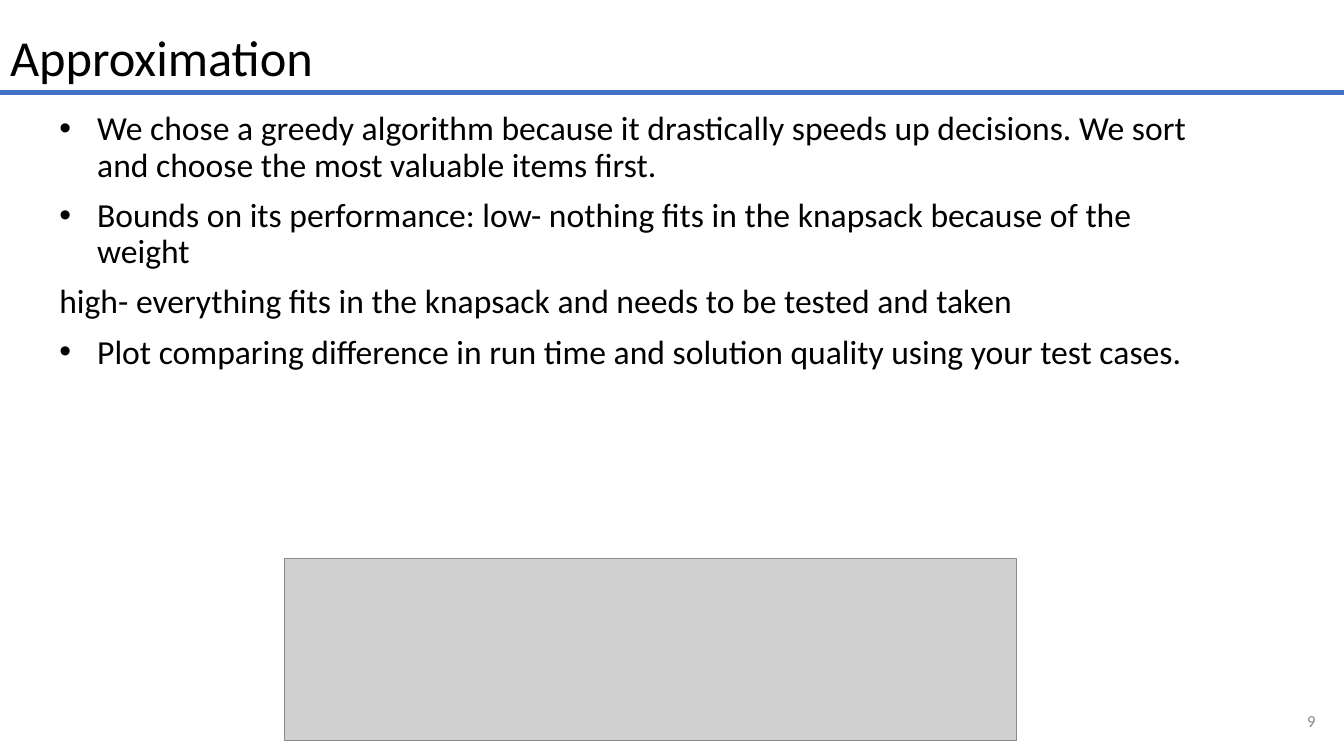
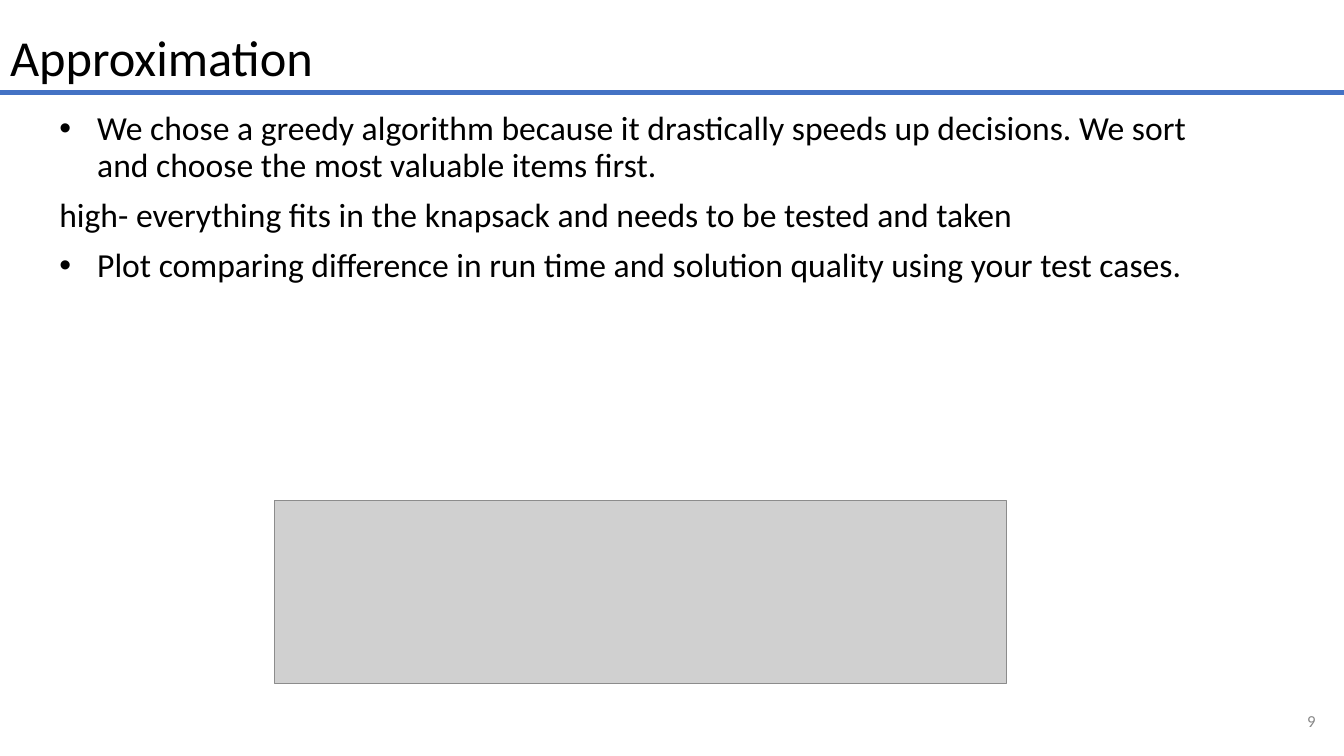
Before and after one commit to alyclark7557/approximation_presentation, a slide deck: slide 9 of approximation_presentation.pptx. Drawn at 1344x756 pixels with LibreOffice and Linux fonts; fonts in the diff are those of the drawing; grey boxes stand for pictures. Boxes give left, top, right and bottom in pixels: in the first picture for what was removed or moved away, otherwise in the second. Text is boxed around its words. In the diff, an @@ line names an element or a change of style, - is before the commit and + after.

```diff
--- a/approximation_presentation.pptx
+++ b/approximation_presentation.pptx
@@ text at [97, 203, 1132, 269]: paragraph removed @@
-• Bounds on its performance: low- nothing fits in the knapsack because of the weight
@@ picture: place and size @@
-picture at [284, 559, 1016, 741]
+picture at [275, 501, 1007, 684]
```
Also in this commit, not shown: 2 other slides changed, 1 slide added, 1 slide removed.
